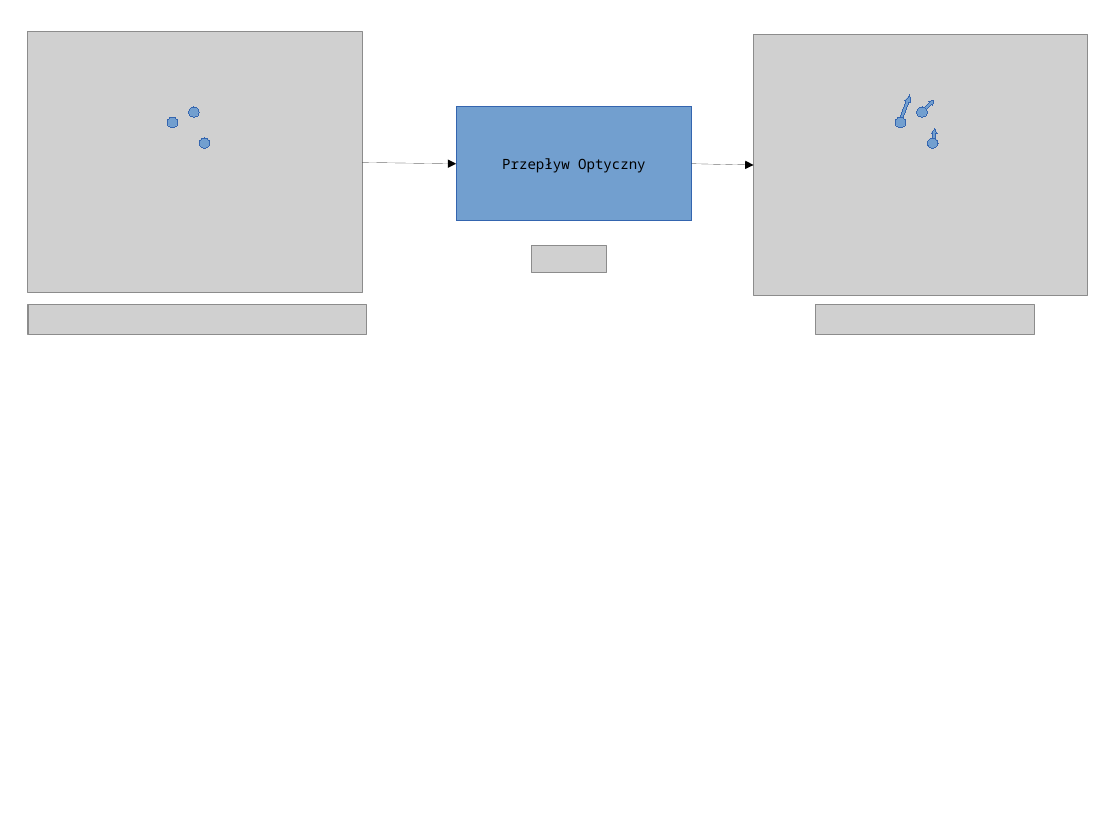
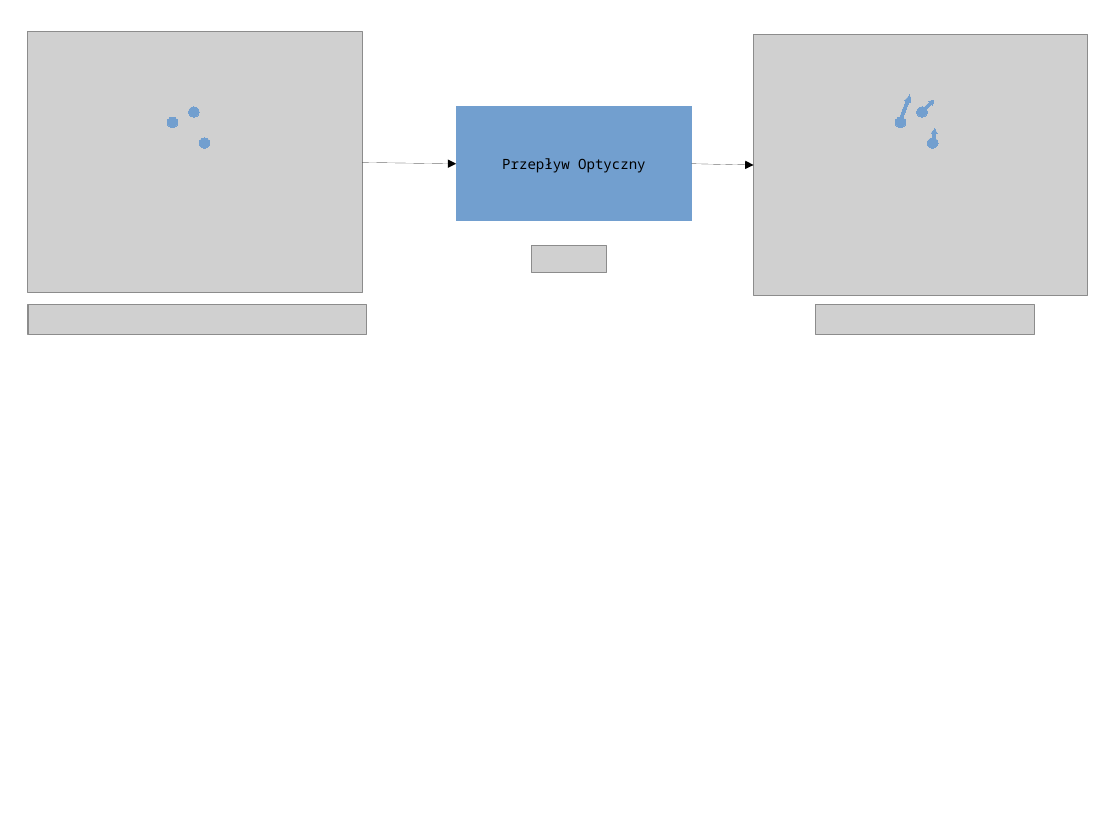
Before and after one commit to afronski/hand-feature-points-tracking, a slide deck: slide 1 of doc/original-pictures/Pictures.odp. Drawn at 1120x840 pixels with LibreOffice and Linux fonts; fonts in the diff are those of the drawing; grey boxes stand for pictures; background and template pictures are left out. Boxes give left, top, right and bottom in pixels: in the first picture for what was removed or moved away, otherwise in the second. Text is boxed around its words. In the diff, an @@ line names an element or a change of style, - is before the commit and + after.

```diff
--- a/doc/original-pictures/Pictures.odp
+++ b/doc/original-pictures/Pictures.odp
@@ outline #3465AF 0 pt to #729FCF 0 pt in 10 elements at [456, 107, 692, 221], [199, 138, 210, 148], [168, 117, 179, 127], [189, 107, 200, 117], [920, 99, 936, 115], [917, 107, 928, 117], [930, 128, 939, 148], [928, 138, 939, 148], [897, 94, 913, 124], [895, 117, 907, 127] @@
```
Also in this commit, not shown: 4 slides added, 5 other files.
